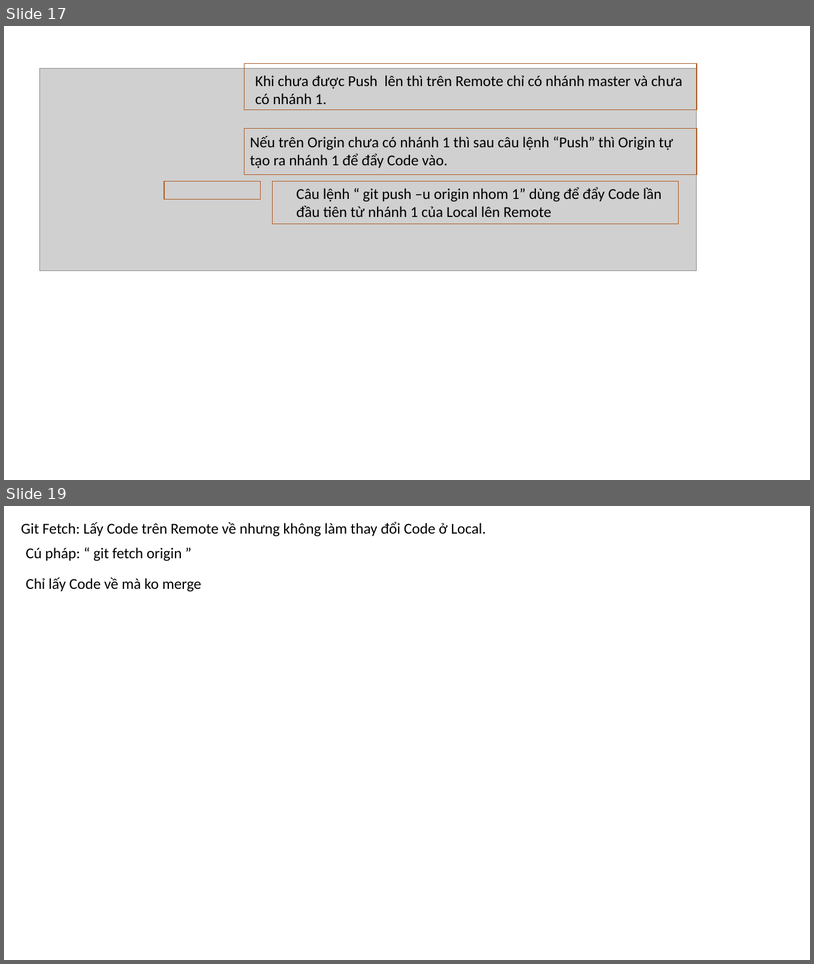
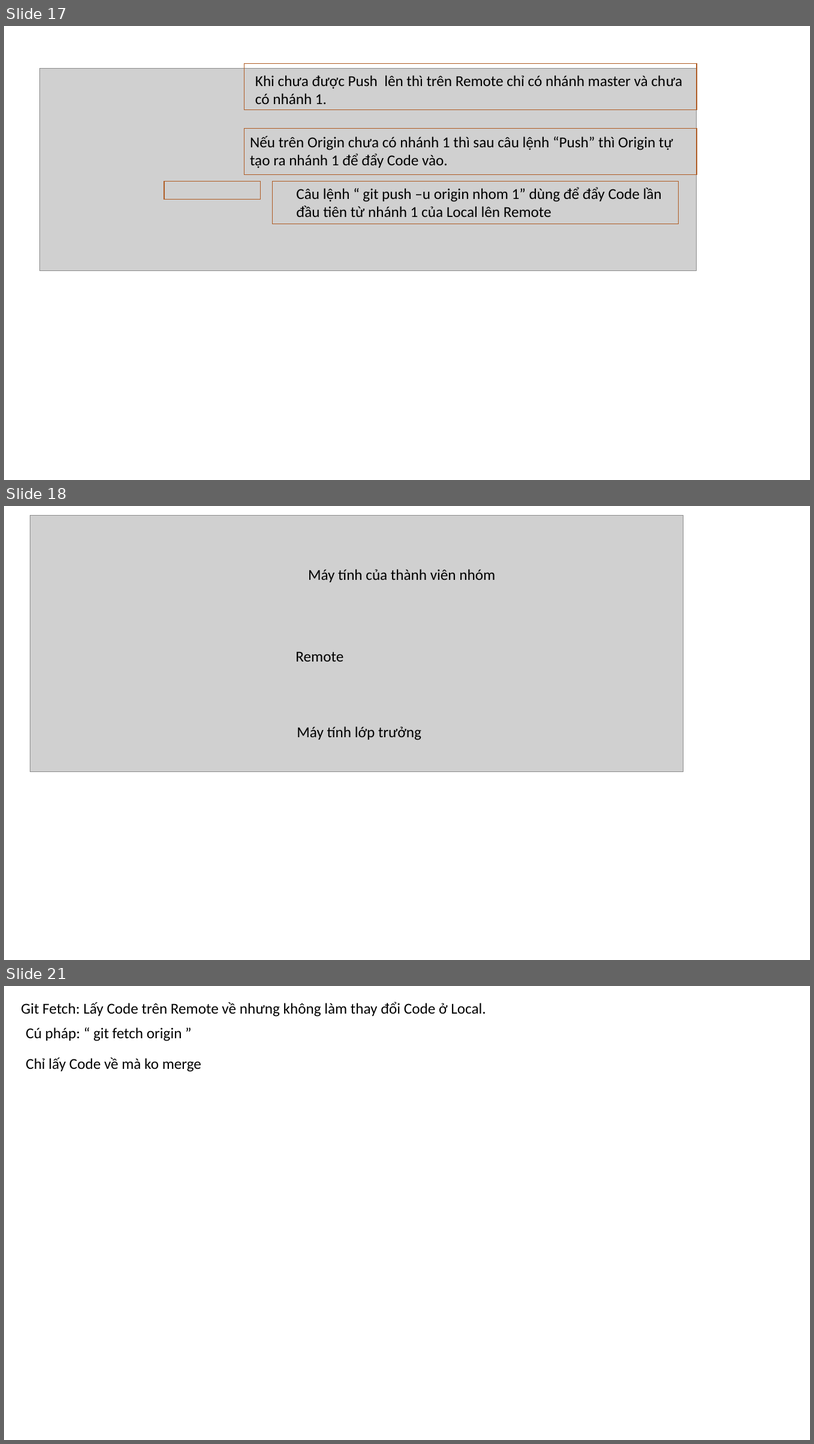
Before and after one commit to DangVanDoan05/TAI-LIEU-GIT, a slide deck: Tài Liệu về Git.pptx. Shown one above the other, each under a label of ours: slides 17 and 19 before the commit, slides 17, 18 and 21 after it; the slides between them are not shown. The pictures are 814x964 and 814x1444 pixels, drawn with LibreOffice and Linux fonts; fonts in the diff are those of the drawing; grey boxes stand for pictures. Boxes give left, top, right and bottom in pixels: in the first picture for what was removed or moved away, otherwise in the second. Text is boxed around its words. In the diff, an @@ line names an element or a change of style, - is before the commit and + after.

```diff
--- a/Tài Liệu về Git.pptx
+++ b/Tài Liệu về Git.pptx
@@ slide 18 added at <box>4,506,810,960</box>, background #FFFFFF @@
@@ picture added at <box>30,515,683,772</box> @@
@@ text added at <box>308,569,495,582</box>, 18 pt, text #000000 @@
+Máy tính của thành viên nhóm
@@ text added at <box>296,652,344,661</box>, 18 pt, text #000000 @@
+Remote
@@ text added at <box>297,726,422,740</box>, 18 pt, text #000000 @@
+Máy tính lớp trưởng
@@ what was slide 19 is now slide 21 @@
```
Also in this commit, not shown: 2 other slides added, 1 slide removed, 1 other file.
